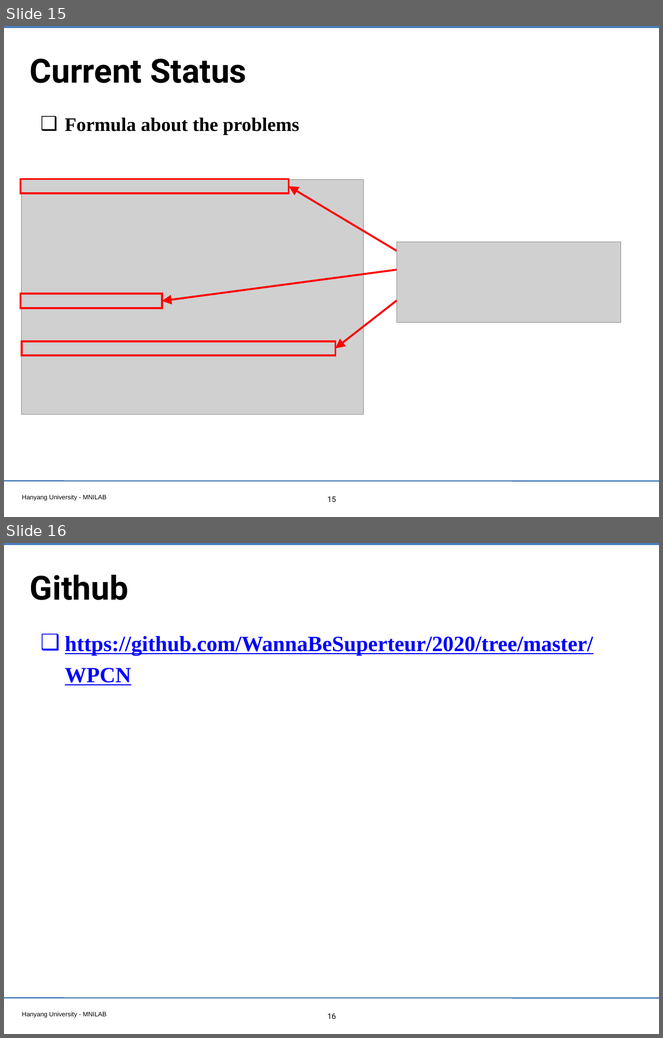
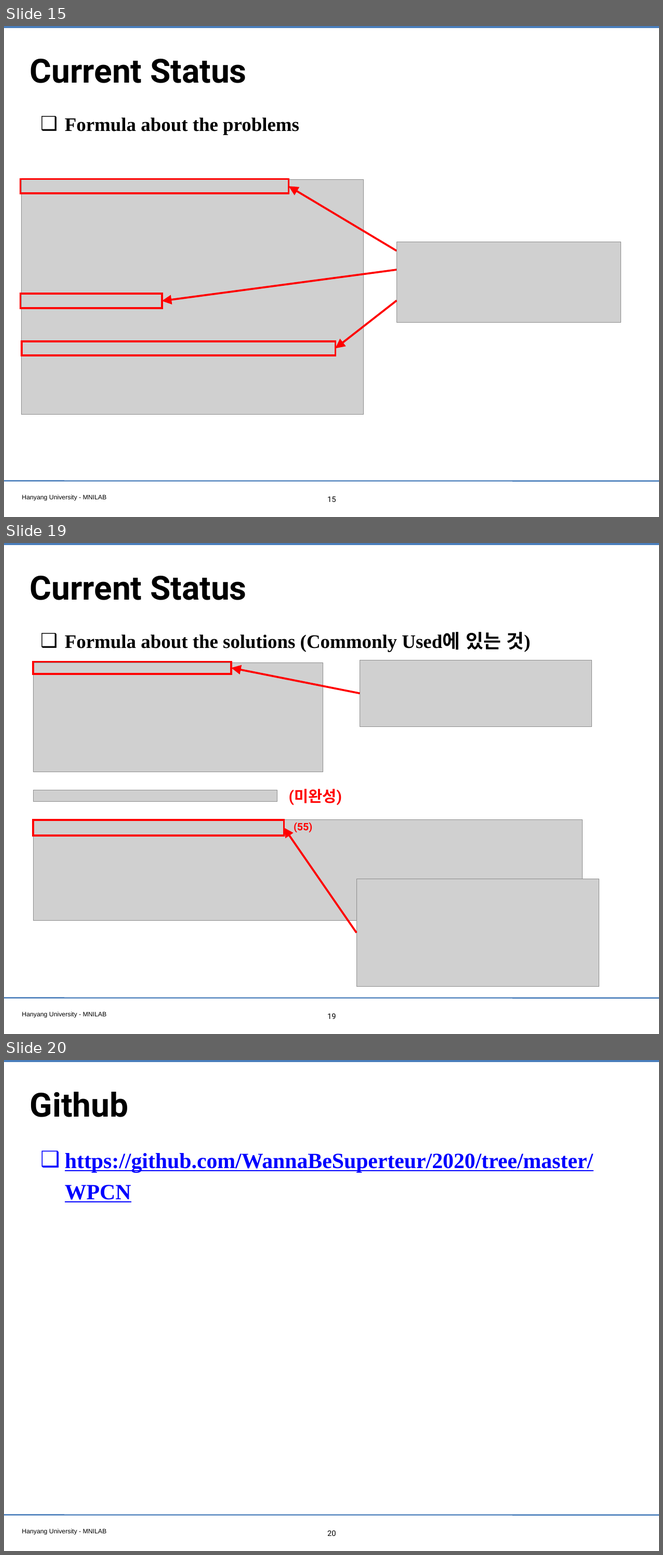
Before and after one commit to WannaBeSuperteur/2020, a slide deck: report/200825_WPCN.pptx. Shown one above the other, each under a label of ours: slides 15 and 16 before the commit, slides 15, 19 and 20 after it; the slides between them are not shown. The pictures are 663x1038 and 663x1555 pixels, drawn with LibreOffice and Linux fonts; fonts in the diff are those of the drawing; grey boxes stand for pictures; background and template pictures are left out. Boxes give left, top, right and bottom in pixels: in the first picture for what was removed or moved away, otherwise in the second. Text is boxed around its words. In the diff, an @@ line names an element or a change of style, - is before the commit and + after.

Commit message:
modify: update about additional works

```diff
--- a/report/200825_WPCN.pptx
+++ b/report/200825_WPCN.pptx
@@ slide 19 added at [4, 543, 659, 1034], background #FFFFFF; not listed: 3 template elements that a slide beside it also shows @@
@@ title added at [30, 576, 246, 600], 52 pt, text #000000, bold @@
+Current Status
@@ text added at [65, 632, 530, 652], 30 pt, text #000000, bold @@
+❑ Formula about the solutions (Commonly Used에 있는 것)
@@ picture added at [33, 663, 323, 772] @@
@@ rectangle added at [33, 662, 231, 674], outline #FF0000 3 pt @@
@@ picture added at [360, 660, 592, 727] @@
@@ arrow added from (360, 694) to (232, 668), #FF0000 3 pt @@
@@ picture added at [33, 791, 277, 802] @@
@@ text added at [289, 789, 342, 806], 24 pt, text #FF0000, bold @@
+(미완성)
@@ picture added at [33, 820, 583, 921] @@
@@ rectangle added at [33, 820, 284, 836], outline #FF0000 3 pt @@
@@ text added at [294, 822, 312, 833], 16 pt, text #FF0000, bold @@
+(55)
@@ arrow added from (357, 934) to (284, 828), #FF0000 3 pt @@
@@ picture added at [357, 879, 599, 987] @@
@@ page number added at [327, 1014, 336, 1019], 12 pt, text #000000 @@
+19
@@ what was slide 16 is now slide 20 @@
@@ page number at [327, 1531, 336, 1536]: text changed @@
-16
+20
```
Also in this commit, not shown: 1 slide changed, 3 other slides added.
